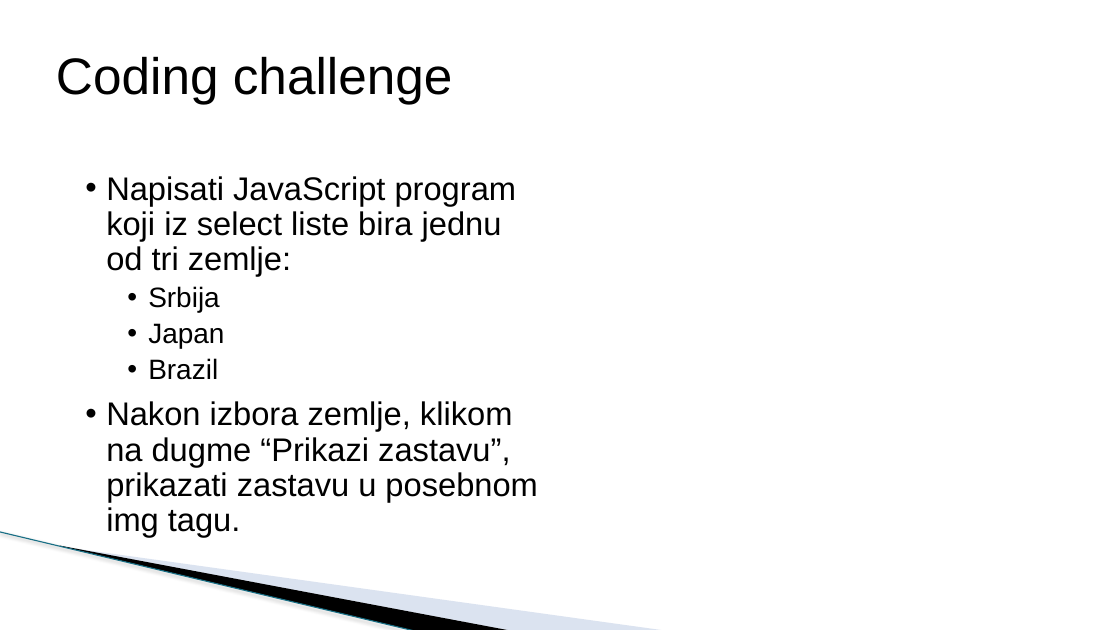
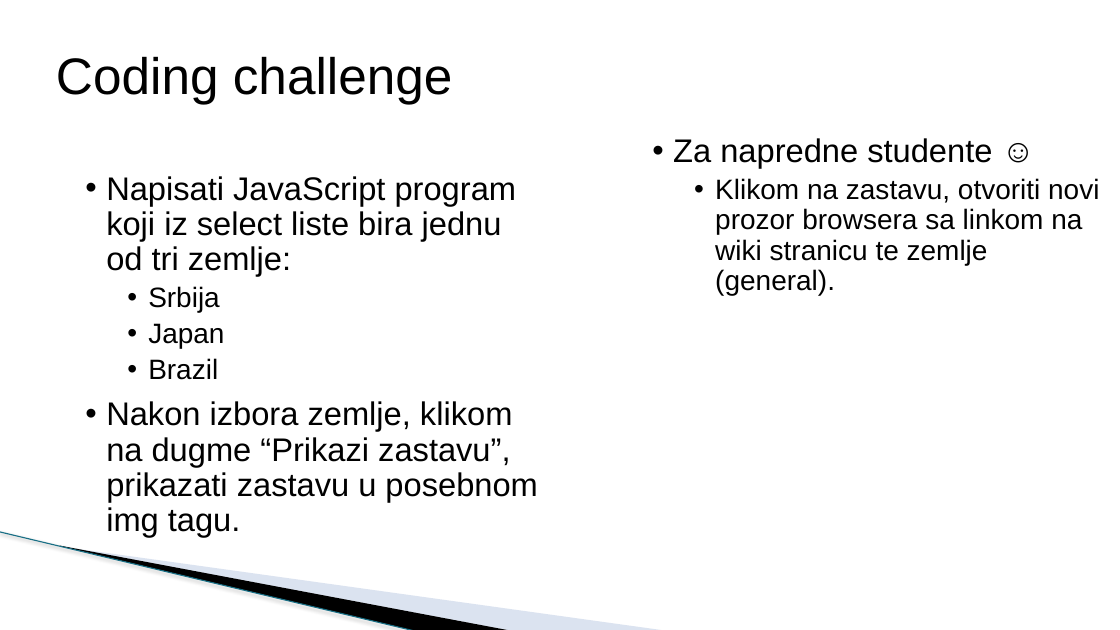
Before and after one commit to todalexcode/kurs-front-end, a slide deck: slide 13 of sesija-18/PPT/Front-End Developer-18.pptx. Drawn at 1120x630 pixels with LibreOffice and Linux fonts; fonts in the diff are those of the drawing; background and template pictures are left out. Boxes give left, top, right and bottom in pixels: in the first picture for what was removed or moved away, otherwise in the second. Text is boxed around its words. In the diff, an @@ line names an element or a change of style, - is before the commit and + after.

```diff
--- a/sesija-18/PPT/Front-End Developer-18.pptx
+++ b/sesija-18/PPT/Front-End Developer-18.pptx
@@ text added at <box>673,138,1099,295</box>, 24 pt, text #000000 @@
+• Za napredne studente ☺
+  • Klikom na zastavu, otvoriti novi prozor browsera sa linkom na wiki stranicu te zemlje (general).
```
Also in this commit, not shown: 1 other slide changed, 6 other files.
